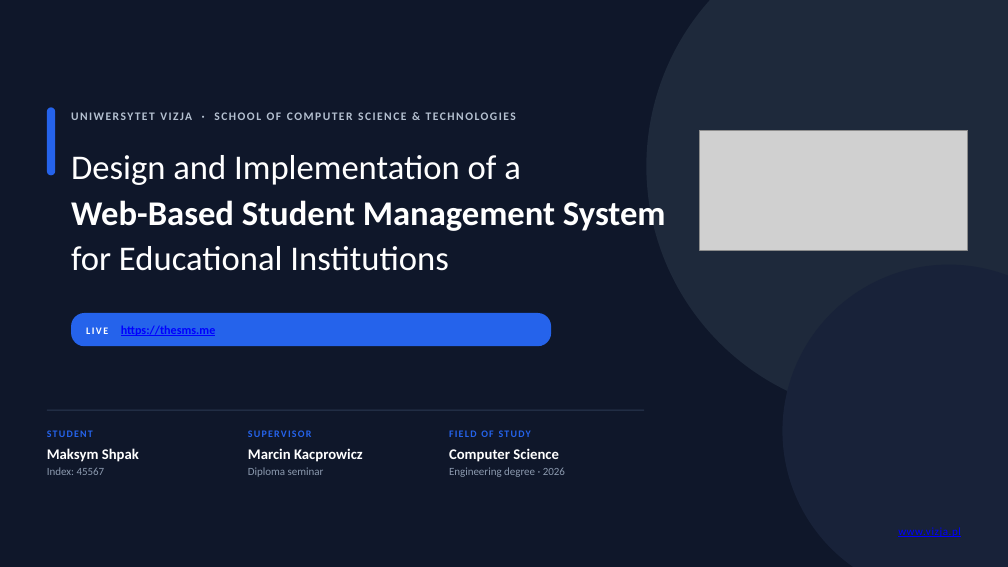
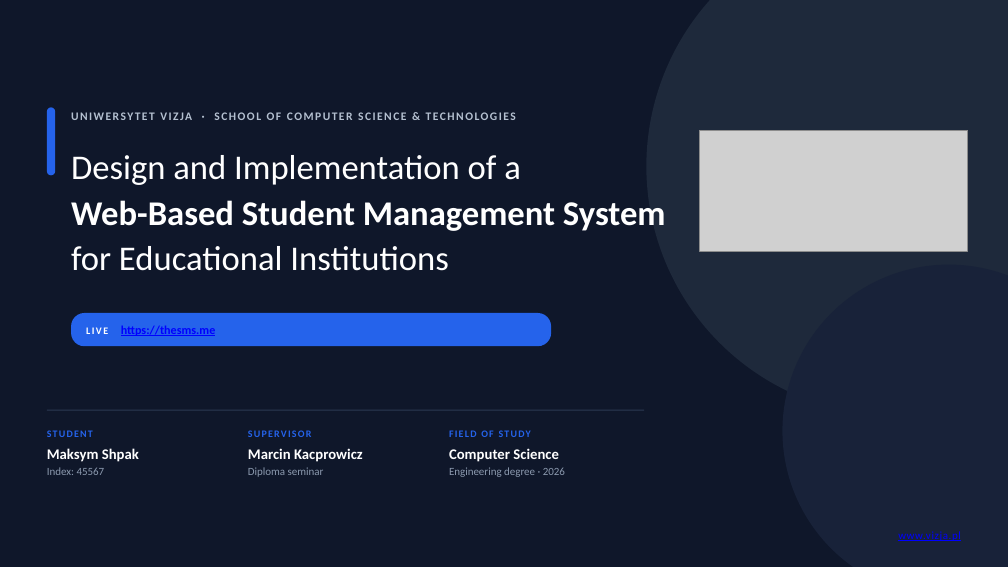
Before and after one commit to maksym671/Diploma-Project-SMS-Management-System, a slide deck: slide 1 of Maksym_Shpak_Diploma_Presentation.pptx. Drawn at 1008x567 pixels with LibreOffice and Linux fonts; fonts in the diff are those of the drawing; grey boxes stand for pictures. Boxes give left, top, right and bottom in pixels: in the first picture for what was removed or moved away, otherwise in the second. Text is boxed around its words. In the diff, an @@ line names an element or a change of style, - is before the commit and + after.

```diff
--- a/Maksym_Shpak_Diploma_Presentation.pptx
+++ b/Maksym_Shpak_Diploma_Presentation.pptx
@@ text "www.vizja.pl" at box(898, 531, 961, 541): vertical alignment top to middle @@
```
Also in this commit, not shown: 9 other slides changed, 1 slide removed, 12 other files.
